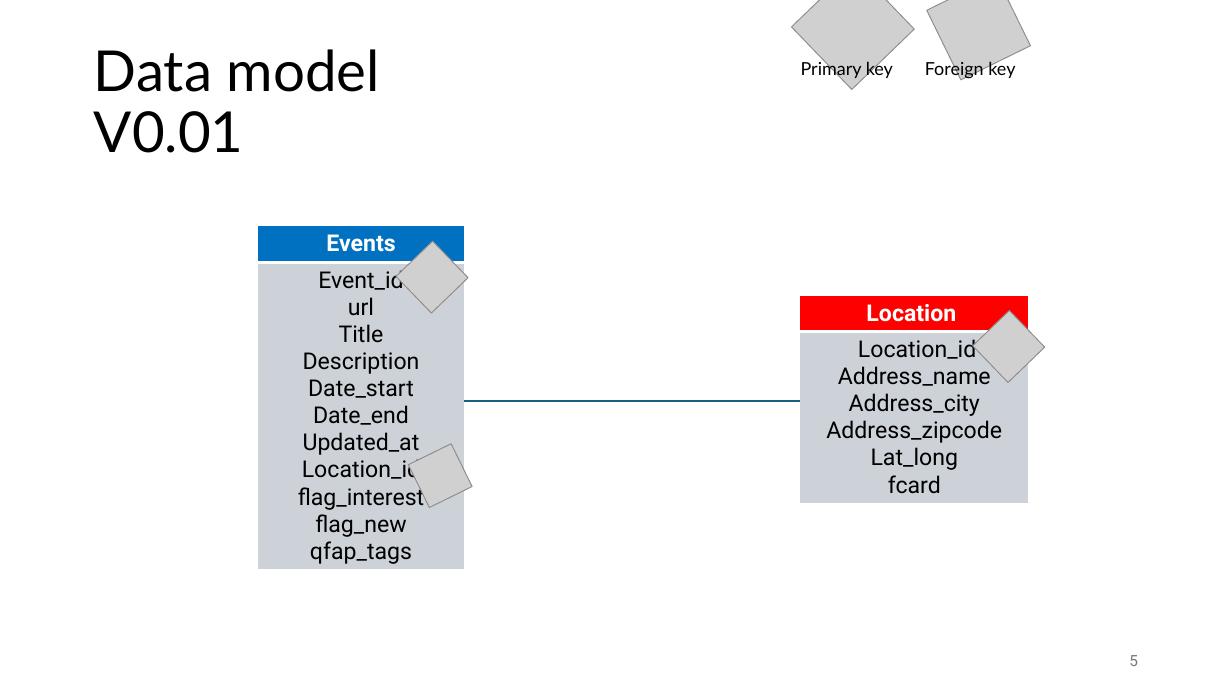
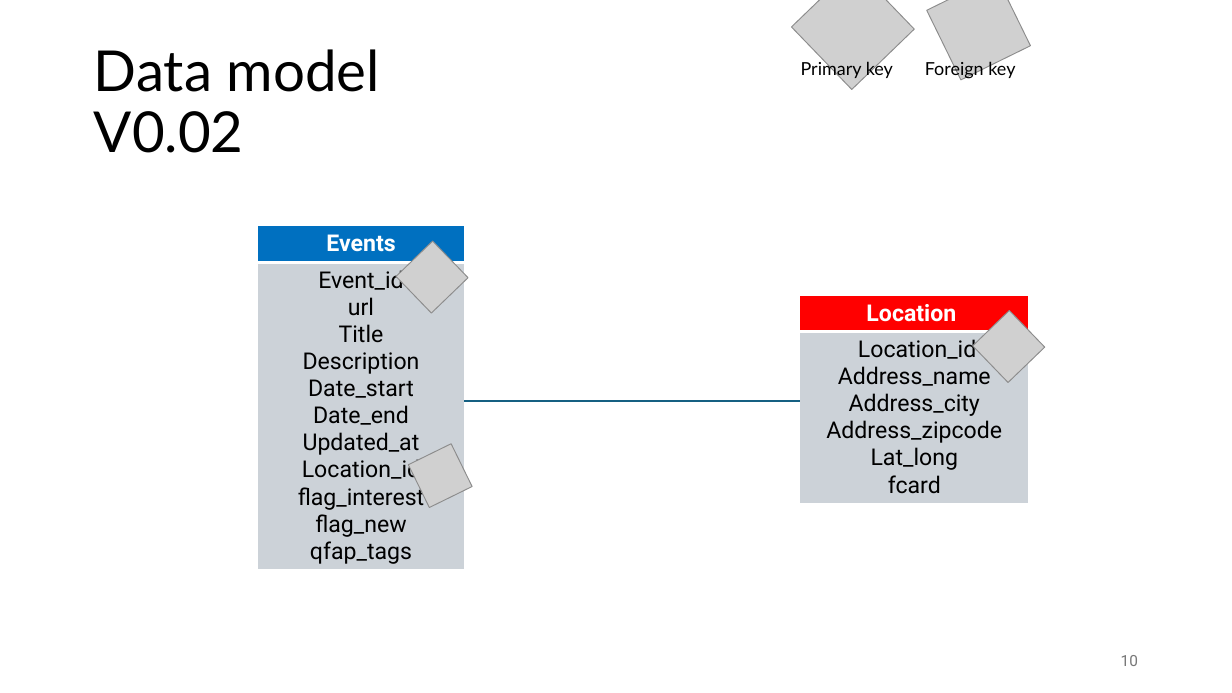
Before and after one commit to Mich-Blaz/Expo-App-MiCa, a slide deck: slide 10 of MiCa-expo-app.pptx (slide 5 before the commit). Drawn at 1232x693 pixels with LibreOffice and Linux fonts; fonts in the diff are those of the drawing; grey boxes stand for pictures. Boxes give left, top, right and bottom in pixels: in the first picture for what was removed or moved away, otherwise in the second. Text is boxed around its words. In the diff, an @@ line names an element or a change of style, - is before the commit and + after.

Commit message:
change on the ppt

```diff
--- a/MiCa-expo-app.pptx
+++ b/MiCa-expo-app.pptx
@@ title at [94, 49, 380, 153]: text changed @@
-Data model
-V0.01
+Data model
+V0.02
@@ page number at [1121, 655, 1138, 666]: text changed @@
-5
+10
```
Also in this commit, not shown: 4 slides added.
